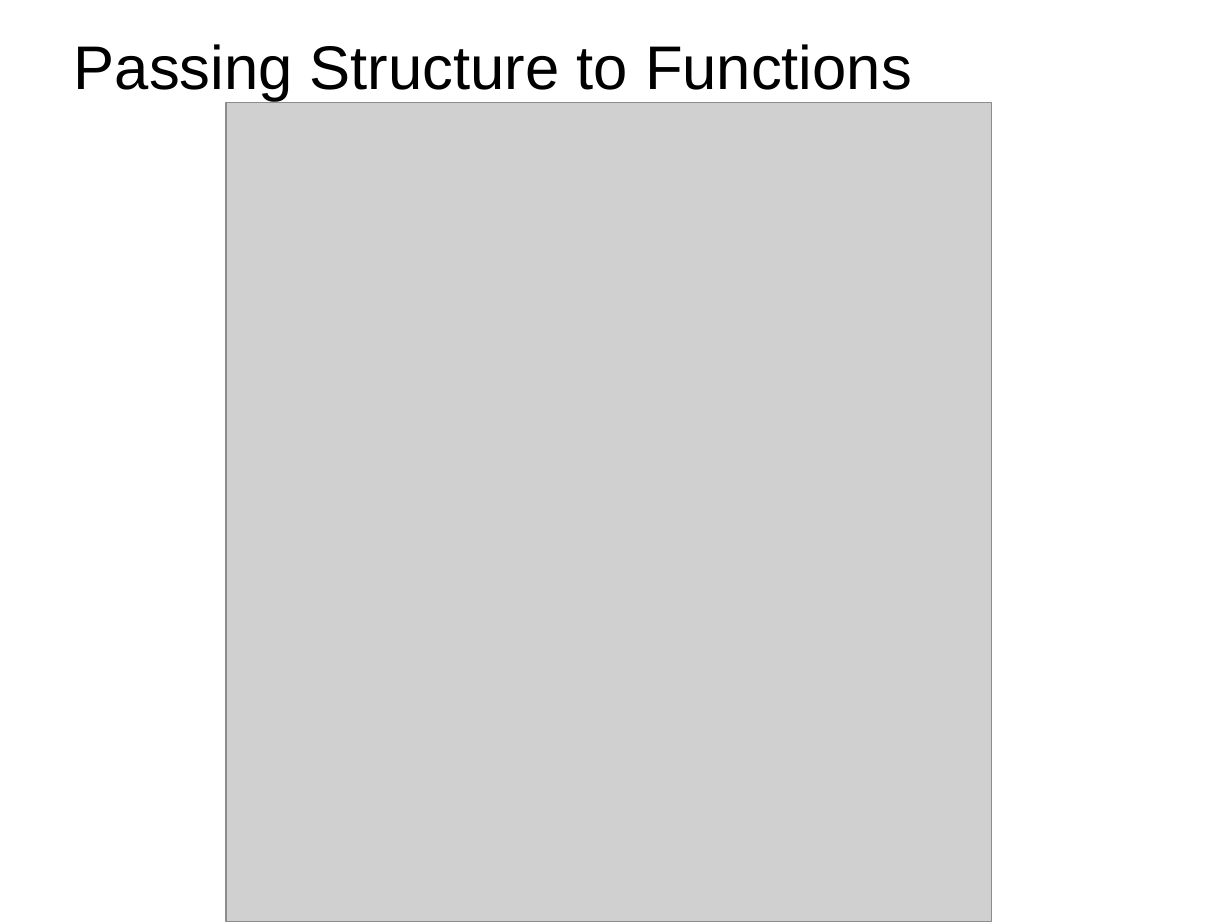
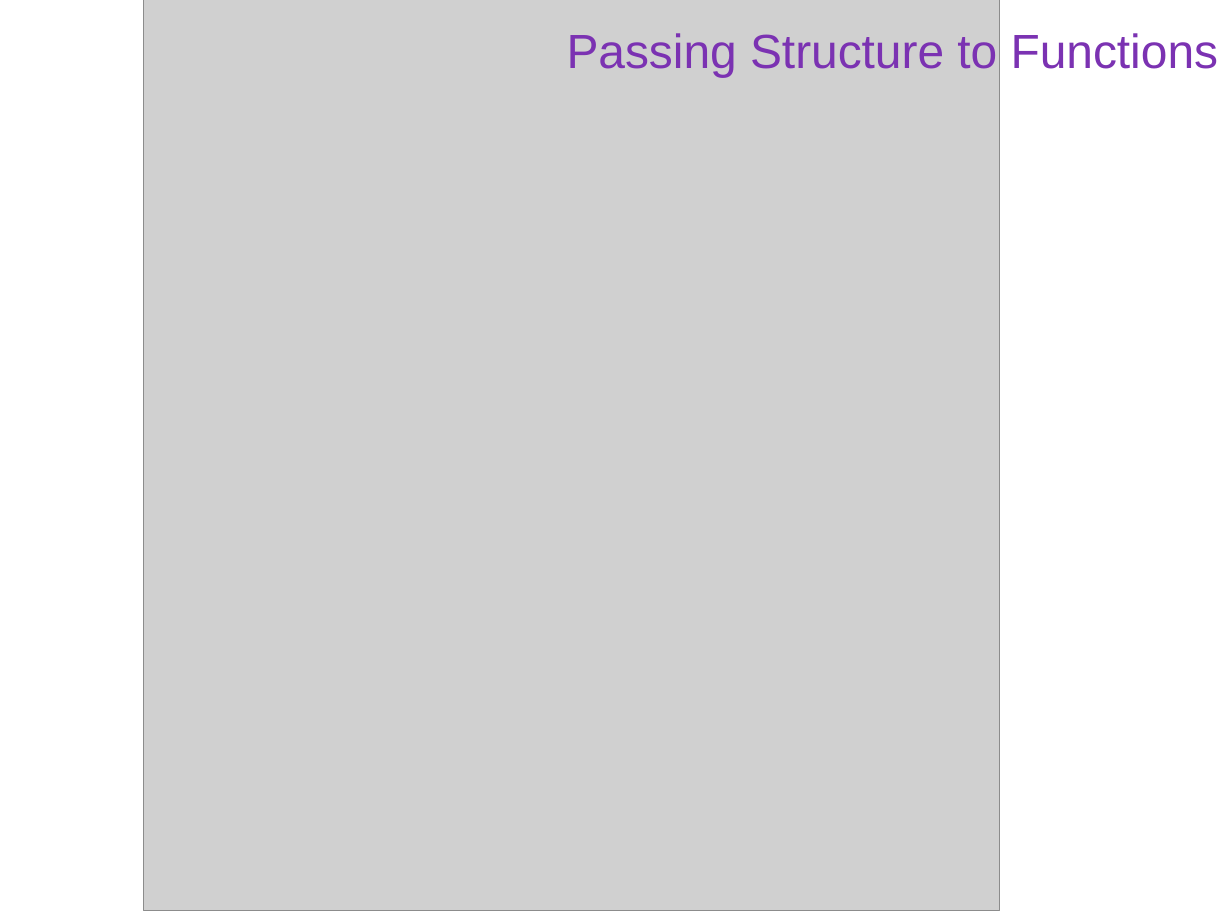
Before and after one commit to alwaysananta/computerProgramming, a slide deck: slide 20 of Slides/Struct&Union.pptx (slide 19 before the commit). Drawn at 1232x924 pixels with LibreOffice and Linux fonts; fonts in the diff are those of the drawing; grey boxes stand for pictures; background and template pictures are left out. Boxes give left, top, right and bottom in pixels: in the first picture for what was removed or moved away, otherwise in the second. Text is boxed around its words. In the diff, an @@ line names an element or a change of style, - is before the commit and + after.

```diff
--- a/Slides/Struct&Union.pptx
+++ b/Slides/Struct&Union.pptx
@@ picture: place and size @@
-picture at box(225, 102, 991, 920)
+picture at box(144, 0, 999, 910)
@@ title "Passing Structure to Functions": place and size @@
-title "Passing Structure to Functions" at box(74, 44, 912, 101)
+title "Passing Structure to Functions" at box(567, 33, 1218, 77)
@@ title "Passing Structure to Functions" at box(567, 33, 1218, 77): size 36 to 28 pt, text colour #000000 to gradient #7B32B2 to #401A5D @@
```
Also in this commit, not shown: 6 other slides changed, 18 slides added, 2 slides removed, 1 other file.
